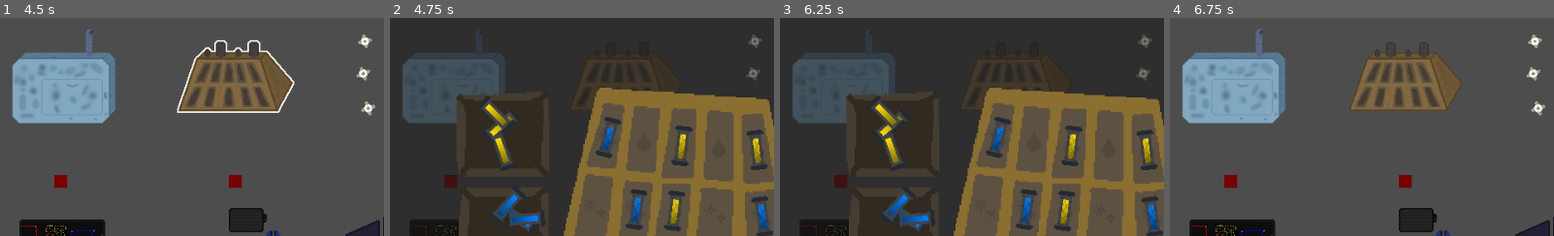
Above: before the commit, frames 1-4 (left to right).
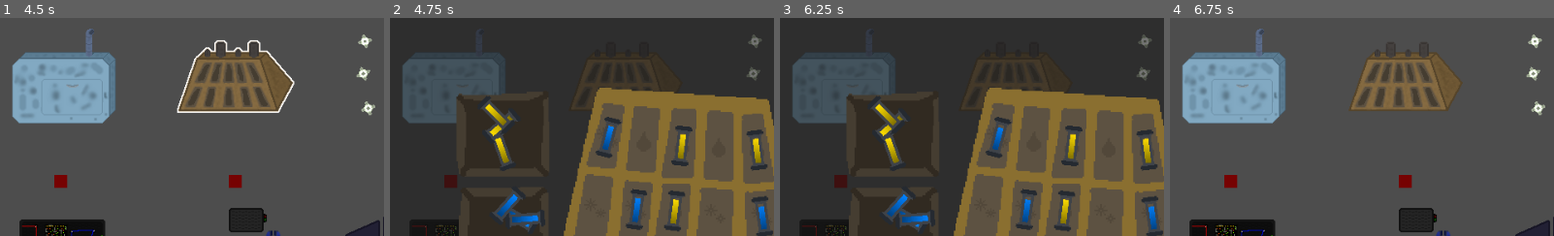
Above: after the commit, the same moments.

Repository: kedalovo/-SG-Spaceship-Management
Game: Godot game, scene res://Game Scene/Game.tscn
The game is run twice, just before and just after one commit, with the same random seed, the same clock (stepped at 60 frames per second) and the same inputs.
Inputs (mouse positions are % of the whole screen's width and height, from its top left):
- Up to frame 1 (4.5 s): click (40, 31) at 0.52 s; click (40, 31) at 1.27 s; click (40, 31) at 2.02 s; tap Enter at 2.75, 4.25 s; move the mouse to (72, 45) at 2.77 s; hold ` (test) 2.78-3.53 s; click (72, 45) at 2.92 s; tap Space (test1) at 3.05, 3.5, 3.6 s; move the mouse to (29, 55) at 3.52 s; click (29, 55) at 3.67 s; tap ` (test) at 3.8 s; move the mouse to (60, 28) at 4.27 s; hold ` (test) from 4.28 s (still down); click (60, 28) at 4.42 s
- Up to frame 2 (4.75 s): keep holding ` (test); tap Space (test1) at 4.55 s
- Up to frame 3 (6.25 s): tap Space (test1) at 5, 5.1, 6.05 s; move the mouse to (45, 70) at 5.02 s; release ` (test) at 5.03 s; click (45, 70) at 5.17 s; tap ` (test) at 5.3 s; tap Enter at 5.75 s; move the mouse to (80, 65) at 5.77 s; hold ` (test) from 5.78 s (still down); click (80, 65) at 5.92 s
- Up to frame 4 (6.75 s): tap Space (test1) at 6.5, 6.6 s; move the mouse to (19, 35) at 6.52 s; release ` (test) at 6.53 s; click (19, 35) at 6.67 s
The pictures show only the part of the screen within x 32-82%, y 17-67%; the shares and areas given below are measured in that part.

Frame 1 is identical in both runs. In frame 2, 0.2% of the frame differs, in the area x 56-98%, y 49-97%; in frame 3, 0.2%; in frame 4, nothing differs.
Error before the commit: Modulo by zero error in operator '%'. (res://Systems/Engines/engines_system.gd:111)

Commit message:
Almost finished Electrical. Now wires spawn actively depending on new damage. Damage cannot overflow. You can connect them and they disappear once the system is closed. All that's left is add color-independent display of wires that is based on shapes

Diff:
--- a/Game Scene/game.gd
+++ b/Game Scene/game.gd
@@ -27,10 +27,9 @@
 	if event.is_action_pressed("esc"):
 		get_tree().quit()
 	if event.is_action_pressed("test1"):
-		print("Fuel health: ", engines_system.get_fuel_health())
+		electrical_system._damage(2, game_manager.damage_types.PHYSICAL)
 	if event.is_action_pressed("test"):
-		#print("Coolant health: ", engines_system.get_coolant_health())
-		engines_system._damage(2, game_manager.damage_types.PHYSICAL)
+		pass
 
 
 func _on_system_sprite_pressed(system_index: int) -> void:
--- a/Systems/Electrical/Wire/wire.gd
+++ b/Systems/Electrical/Wire/wire.gd
@@ -1,12 +1,80 @@
 extends Node2D
 
 
+class_name Wire
+
+
+signal connected_to_wire(from: Wire, to: Wire)
+
+
+@onready var top: Sprite2D = $Top
+@onready var middle: Sprite2D = $Middle
+@onready var area: Area2D = $Top/Area
+@onready var own_body: CharacterBody2D = $Body
+
+var candidate: Wire
+
 var is_held: bool = false
+var is_receiver: bool = false
+var is_connected_to_wire: bool = false
+var is_on_candidate: bool = false
+
+
+func _physics_process(_delta: float) -> void:
+	if is_held:
+		look_at(get_global_mouse_position())
+		top.position.x = get_local_mouse_position().x
+		middle.scale.y = top.position.x / 8.0 - 0.5
+
+
+func set_receiver() -> void:
+	is_receiver = true
+	area.monitoring = false
+
+
+func set_tranceiver() -> void:
+	is_receiver = false
+
+
+func connect_to_wire(wire: Wire) -> void:
+	look_at(wire.global_position)
+	top.position.x = to_local(wire.global_position).x
+	middle.scale.y = top.position.x / 8.0 - 0.5
+	wire.hide()
+	wire.is_connected_to_wire = true
+	wire.look_at(global_position)
+	is_connected_to_wire = true
+	is_on_candidate = false
+	connected_to_wire.emit(self, wire)
 
 
 func _on_button_button_down() -> void:
-	pass # Replace with function body.
+	if !is_receiver and !is_connected_to_wire:
+		is_held = true
 
 
 func _on_button_button_up() -> void:
-	pass # Replace with function body.
+	is_held = false
+	if is_on_candidate:
+		connect_to_wire(candidate)
+	else:
+		if !is_receiver and !is_connected_to_wire:
+			rotation_degrees = 0
+			top.position.x = 8
+			middle.scale.y = 0.5
+
+
+func _on_area_body_entered(body: Node2D) -> void:
+	var parent := body.get_parent()
+	if parent is Wire and parent != self:
+		if parent.is_receiver and parent.modulate == modulate:
+			candidate = parent
+			is_on_candidate = true
+
+
+func _on_area_body_exited(body: Node2D) -> void:
+	var parent := body.get_parent()
+	if parent is Wire and parent != self:
+		if parent.is_receiver and parent.modulate == modulate:
+			candidate = null
+			is_on_candidate = false
--- a/Systems/Electrical/Wire/wire.tscn
+++ b/Systems/Electrical/Wire/wire.tscn
@@ -1,13 +1,19 @@
-[gd_scene load_steps=3 format=3 uid="uid://td5pjg8pk11t"]
+[gd_scene load_steps=5 format=3 uid="uid://td5pjg8pk11t"]
 
 [ext_resource type="Script" path="res://Systems/Electrical/Wire/wire.gd" id="1_6piqi"]
 [ext_resource type="Texture2D" uid="uid://1l3w6ko6wsiv" path="res://Systems/Electrical/Assets/Wire.png" id="1_u23jg"]
+
+[sub_resource type="RectangleShape2D" id="RectangleShape2D_oqpbr"]
+size = Vector2(16, 16)
+
+[sub_resource type="RectangleShape2D" id="RectangleShape2D_y3r12"]
+size = Vector2(8, 8)
 
 [node name="Wire" type="Node2D"]
 script = ExtResource("1_6piqi")
 
 [node name="Top" type="Sprite2D" parent="."]
-position = Vector2(12, 0)
+position = Vector2(8, 0)
 rotation = 1.57079
 scale = Vector2(2, 2)
 texture = ExtResource("1_u23jg")
@@ -15,7 +21,6 @@
 region_rect = Rect2(0, 0, 16, 4)
 
 [node name="Button" type="Button" parent="Top"]
-anchors_preset = -1
 offset_left = -3.0
 offset_top = -2.0
 offset_right = 9.0
@@ -23,22 +28,35 @@
 grow_horizontal = 2
 grow_vertical = 2
 scale = Vector2(0.5, 0.5)
+focus_mode = 0
 flat = true
+
+[node name="Area" type="Area2D" parent="Top"]
+rotation = -1.57079
+scale = Vector2(0.5, 0.5)
+collision_layer = 0
+collision_mask = 8
+
+[node name="CollisionShape2D" type="CollisionShape2D" parent="Top/Area"]
+shape = SubResource("RectangleShape2D_oqpbr")
 
 [node name="Middle" type="Sprite2D" parent="."]
 rotation = 1.57079
-scale = Vector2(2, 2)
+scale = Vector2(2, 0.5)
 texture = ExtResource("1_u23jg")
+offset = Vector2(2.31899e-07, -4)
 region_enabled = true
 region_rect = Rect2(0, 4, 16, 8)
 
-[node name="Bottom" type="Sprite2D" parent="."]
-position = Vector2(-12, 0)
-rotation = 1.57079
-scale = Vector2(2, 2)
-texture = ExtResource("1_u23jg")
-region_enabled = true
-region_rect = Rect2(0, 12, 16, 4)
+[node name="Body" type="CharacterBody2D" parent="."]
+position = Vector2(4, 0)
+collision_layer = 8
+collision_mask = 0
+
+[node name="CollisionShape2D" type="CollisionShape2D" parent="Body"]
+shape = SubResource("RectangleShape2D_y3r12")
 
 [connection signal="button_down" from="Top/Button" to="." method="_on_button_button_down"]
 [connection signal="button_up" from="Top/Button" to="." method="_on_button_button_up"]
+[connection signal="body_entered" from="Top/Area" to="." method="_on_area_body_entered"]
+[connection signal="body_exited" from="Top/Area" to="." method="_on_area_body_exited"]
--- a/Systems/Electrical/electrical_system.gd
+++ b/Systems/Electrical/electrical_system.gd
@@ -1 +1,80 @@
 extends system
+
+
+const WIRE = preload("res://Systems/Electrical/Wire/wire.tscn")
+
+const RECEIVER_POSITIONS: Array[Vector2] = [
+	Vector2(72, -32), Vector2(72, -16), Vector2(72, 0), Vector2(72, 16), Vector2(72, 32)]
+const TRANCEIVER_POSITIONS: Array[Vector2] = [
+	Vector2(-72, -32), Vector2(-72, -16), Vector2(-72, 0), Vector2(-72, 16), Vector2(-72, 32)]
+
+
+@onready var wires: Node2D = $Wires
+
+var receiver_states: Array[bool] = [false, false, false, false, false]
+var tranceiver_states: Array[bool] = [false, false, false, false, false]
+var color_states: Array[bool] = [false, false, false, false, false]
+
+var last_color: int = -1
+
+
+func _damage(_strength: int, _type: game_manager.damage_types) -> void:
+	if _type == game_manager.damage_types.PHYSICAL or _type == game_manager.damage_types.ELECTRICITY:
+		var free_receiver_slots: Array[int] = []
+		var free_tranceiver_slots: Array[int] = []
+		for idx in receiver_states.size():
+			if !receiver_states[idx]:
+				free_receiver_slots.append(idx)
+		for idx in tranceiver_states.size():
+			if !tranceiver_states[idx]:
+				free_tranceiver_slots.append(idx)
+		if free_receiver_slots.size() > 0:
+			for i in clamp(_strength, 0, free_receiver_slots.size()):
+				add_receiver_wire(free_receiver_slots.pop_at(randi()%free_receiver_slots.size()))
+				add_tranceiver_wire(free_tranceiver_slots.pop_at(randi()%free_tranceiver_slots.size()))
+
+
+func close():
+	for wire in wires.get_children():
+		if wire.is_connected_to_wire:
+			wire.queue_free()
+	super.close()
+
+
+func create_wire() -> Node:
+	var new_wire = WIRE.instantiate()
+	wires.add_child(new_wire)
+	return new_wire
+
+
+func add_receiver_wire(slot: int) -> void:
+	if last_color != -1:
+		push_error("Last color is not empty for a receiver")
+	if receiver_states[slot]:
+		push_error("Receiver slot ", slot, " is already occupied!")
+	var new_wire = create_wire()
+	new_wire.set_receiver()
+	new_wire.position = RECEIVER_POSITIONS[slot]
+	receiver_states[slot] = true
+	var free_color_states: Array[int] = []
+	for idx in color_states.size():
+		if !color_states[idx]:
+			free_color_states.append(idx)
+	last_color = free_color_states.pick_random()
+	new_wire.modulate = game_manager.WIRE_COLORS[last_color]
+	new_wire.rotation_degrees = 180
+	color_states[last_color] = true
+
+
+func add_tranceiver_wire(slot: int) -> void:
+	if last_color == -1:
+		push_error("Last color is not set for a tranceiver")
+	if tranceiver_states[slot]:
+		push_error("Tranceiver slot ", slot, " is already occupied!")
+	var new_wire = create_wire()
+	new_wire.set_tranceiver()
+	new_wire.position = TRANCEIVER_POSITIONS[slot]
+	tranceiver_states[slot] = true
+	new_wire.modulate = game_manager.WIRE_COLORS[last_color]
+	color_states[last_color] = true
+	last_color = -1
--- a/Systems/Electrical/electrical_system.tscn
+++ b/Systems/Electrical/electrical_system.tscn
@@ -9,98 +9,40 @@
 [node name="Sprite" type="Sprite2D" parent="."]
 texture = ExtResource("1_cdce4")
 
-[node name="VBox" type="VBoxContainer" parent="."]
-offset_left = -80.0
-offset_top = -48.0
-offset_right = -48.0
-offset_bottom = 48.0
-theme_override_constants/separation = 8
-alignment = 1
+[node name="Pointers" type="Node2D" parent="."]
 
-[node name="Control" type="Control" parent="VBox"]
-visible = false
-custom_minimum_size = Vector2(0, 8)
-layout_mode = 2
+[node name="Left Pointers" type="Node2D" parent="Pointers"]
+position = Vector2(-64, 0)
 
-[node name="Pointer" type="Node2D" parent="VBox/Control"]
-position = Vector2(16, 4)
+[node name="Pointer" type="Node2D" parent="Pointers/Left Pointers"]
+position = Vector2(0, -32)
 
-[node name="Control2" type="Control" parent="VBox"]
-visible = false
-custom_minimum_size = Vector2(0, 8)
-layout_mode = 2
+[node name="Pointer2" type="Node2D" parent="Pointers/Left Pointers"]
+position = Vector2(0, -16)
 
-[node name="Pointer" type="Node2D" parent="VBox/Control2"]
-position = Vector2(16, 4)
+[node name="Pointer3" type="Node2D" parent="Pointers/Left Pointers"]
 
-[node name="Control3" type="Control" parent="VBox"]
-visible = false
-custom_minimum_size = Vector2(0, 8)
-layout_mode = 2
+[node name="Pointer4" type="Node2D" parent="Pointers/Left Pointers"]
+position = Vector2(0, 16)
 
-[node name="Pointer" type="Node2D" parent="VBox/Control3"]
-position = Vector2(16, 4)
+[node name="Pointer5" type="Node2D" parent="Pointers/Left Pointers"]
+position = Vector2(0, 32)
 
-[node name="Control4" type="Control" parent="VBox"]
-visible = false
-custom_minimum_size = Vector2(0, 8)
-layout_mode = 2
+[node name="Right Pointers" type="Node2D" parent="Pointers"]
+position = Vector2(64, 0)
 
-[node name="Pointer" type="Node2D" parent="VBox/Control4"]
-position = Vector2(16, 4)
+[node name="Pointer" type="Node2D" parent="Pointers/Right Pointers"]
+position = Vector2(0, -32)
 
-[node name="Control5" type="Control" parent="VBox"]
-visible = false
-custom_minimum_size = Vector2(0, 8)
-layout_mode = 2
+[node name="Pointer2" type="Node2D" parent="Pointers/Right Pointers"]
+position = Vector2(0, -16)
 
-[node name="Pointer" type="Node2D" parent="VBox/Control5"]
-position = Vector2(16, 4)
+[node name="Pointer3" type="Node2D" parent="Pointers/Right Pointers"]
 
-[node name="VBox2" type="VBoxContainer" parent="."]
-offset_left = 48.0
-offset_top = -48.0
-offset_right = 80.0
-offset_bottom = 48.0
-theme_override_constants/separation = 8
-alignment = 1
+[node name="Pointer4" type="Node2D" parent="Pointers/Right Pointers"]
+position = Vector2(0, 16)
 
-[node name="Control" type="Control" parent="VBox2"]
-visible = false
-custom_minimum_size = Vector2(0, 8)
-layout_mode = 2
+[node name="Pointer5" type="Node2D" parent="Pointers/Right Pointers"]
+position = Vector2(0, 32)
 
-[node name="Pointer" type="Node2D" parent="VBox2/Control"]
-position = Vector2(16, 4)
-
-[node name="Control2" type="Control" parent="VBox2"]
-visible = false
-custom_minimum_size = Vector2(0, 8)
-layout_mode = 2
-
-[node name="Pointer" type="Node2D" parent="VBox2/Control2"]
-position = Vector2(16, 4)
-
-[node name="Control3" type="Control" parent="VBox2"]
-visible = false
-custom_minimum_size = Vector2(0, 8)
-layout_mode = 2
-
-[node name="Pointer" type="Node2D" parent="VBox2/Control3"]
-position = Vector2(16, 4)
-
-[node name="Control4" type="Control" parent="VBox2"]
-visible = false
-custom_minimum_size = Vector2(0, 8)
-layout_mode = 2
-
-[node name="Pointer" type="Node2D" parent="VBox2/Control4"]
-position = Vector2(16, 4)
-
-[node name="Control5" type="Control" parent="VBox2"]
-visible = false
-custom_minimum_size = Vector2(0, 8)
-layout_mode = 2
-
-[node name="Pointer" type="Node2D" parent="VBox2/Control5"]
-position = Vector2(16, 4)
+[node name="Wires" type="Node2D" parent="."]
--- a/Systems/Engines/Slot/slot.gd
+++ b/Systems/Engines/Slot/slot.gd
@@ -8,7 +8,7 @@
 @export var index: int
 @export var cell_angle: int
 
-var slot_type: game_manager.engine_cell_types = -1
+var slot_type: game_manager.engine_cell_types = game_manager.engine_cell_types.NONE
 
 var is_busy: bool = false
 
--- a/Systems/Hull/hull_system.gd
+++ b/Systems/Hull/hull_system.gd
@@ -16,7 +16,6 @@
 func _ready() -> void:
 	for i in patch_number:
 		add_patch()
-		add_hole(game_manager.get_random_hole_position())
 
 
 func open() -> void:
--- a/Systems/system.gd
+++ b/Systems/system.gd
@@ -15,11 +15,11 @@
 
 
 func _damage(_strength: int, _type: game_manager.damage_types) -> void:
-	pass
+	print(name, ": damage is not implemented")
 
 
 func fix() -> void:
-	pass
+	print(name, ": fixing is not implemented")
 
 
 func open() -> void:
--- a/game_manager.gd
+++ b/game_manager.gd
@@ -6,6 +6,8 @@
 
 const COOLANT_ICON = preload("res://Systems/Engines/Assets/Coolant Icon.png")
 const FUEL_ICON = preload("res://Systems/Engines/Assets/Fuel Icon.png")
+
+const WIRE_COLORS: Array[Color] = [Color.RED, Color.BLUE, Color.YELLOW, Color.GREEN, Color.MAGENTA]
 
 var is_in_system: bool = false
 
